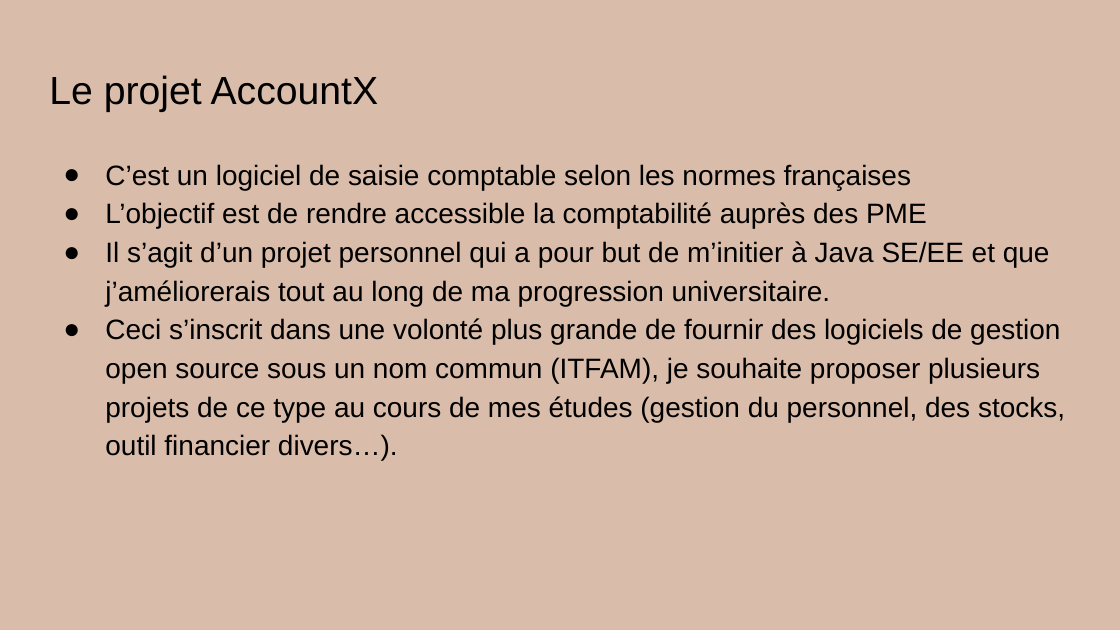
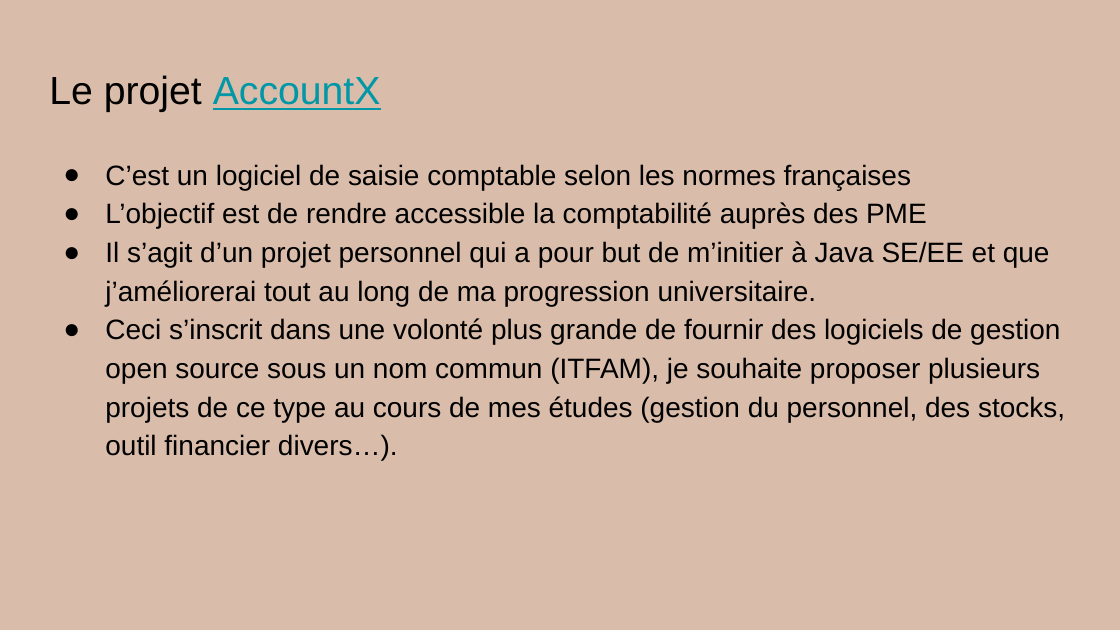
Before and after one commit to Tartopoiro/ITFAM-depreciated-, a slide deck: slide 2 of AccountX.pptx. Drawn at 1120x630 pixels with LibreOffice and Linux fonts; fonts in the diff are those of the drawing; background and template pictures are left out. Boxes give left, top, right and bottom in pixels: in the first picture for what was removed or moved away, otherwise in the second. Text is boxed around its words. In the diff, an @@ line names an element or a change of style, - is before the commit and + after.

```diff
--- a/AccountX.pptx
+++ b/AccountX.pptx
@@ title "Le projet AccountX" at box(49, 75, 381, 112): text colour #000000 to #0097A7, underline on in "AccountX" @@
@@ text at box(105, 241, 1050, 306): text changed @@
-● Il s’agit d’un projet personnel qui a pour but de m’initier à Java SE/EE et que j’améliorerais tout au long de ma progression universitaire.
+● Il s’agit d’un projet personnel qui a pour but de m’initier à Java SE/EE et que j’améliorerai tout au long de ma progression universitaire.
```
Also in this commit, not shown: 6 other slides changed, 7 other files.
